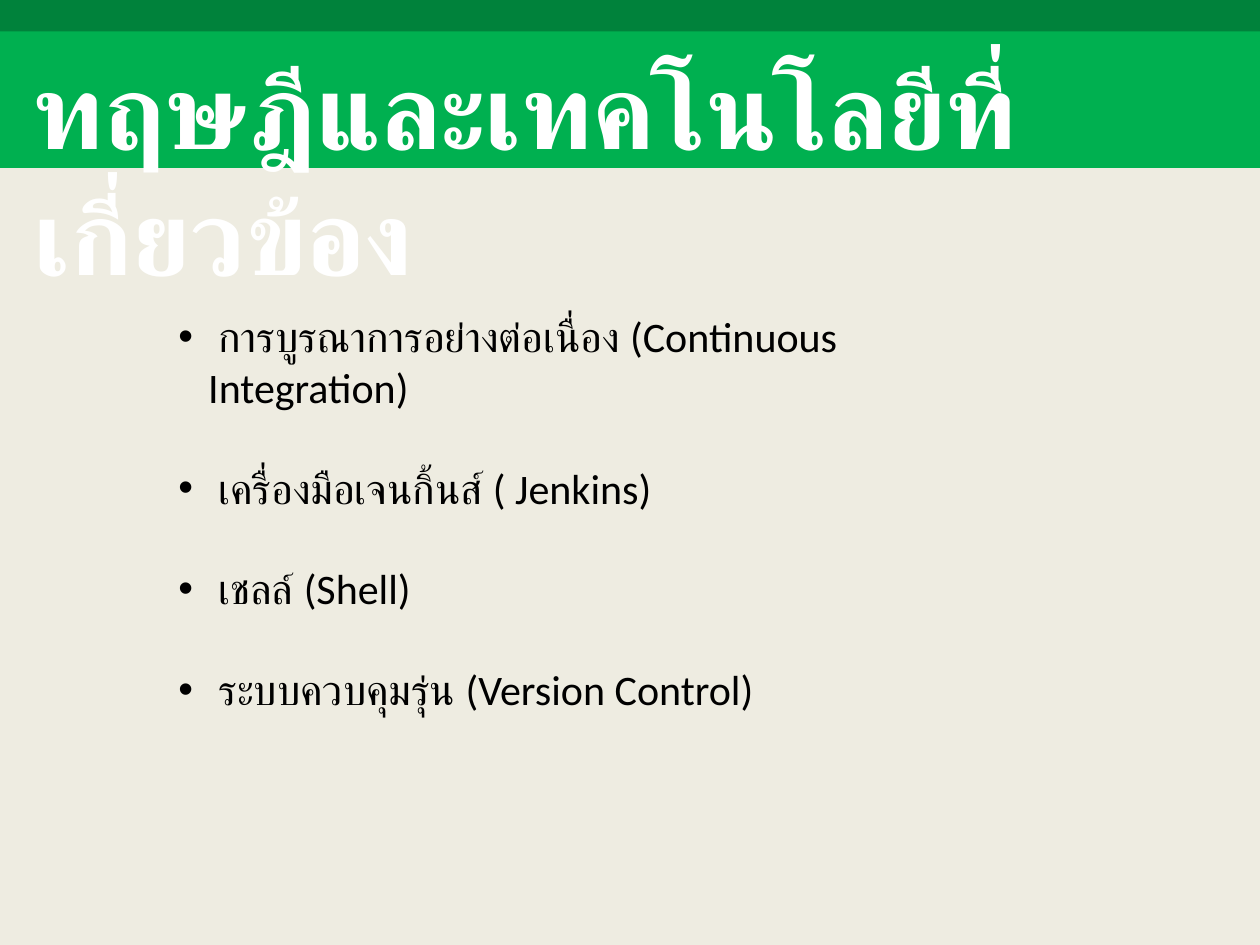
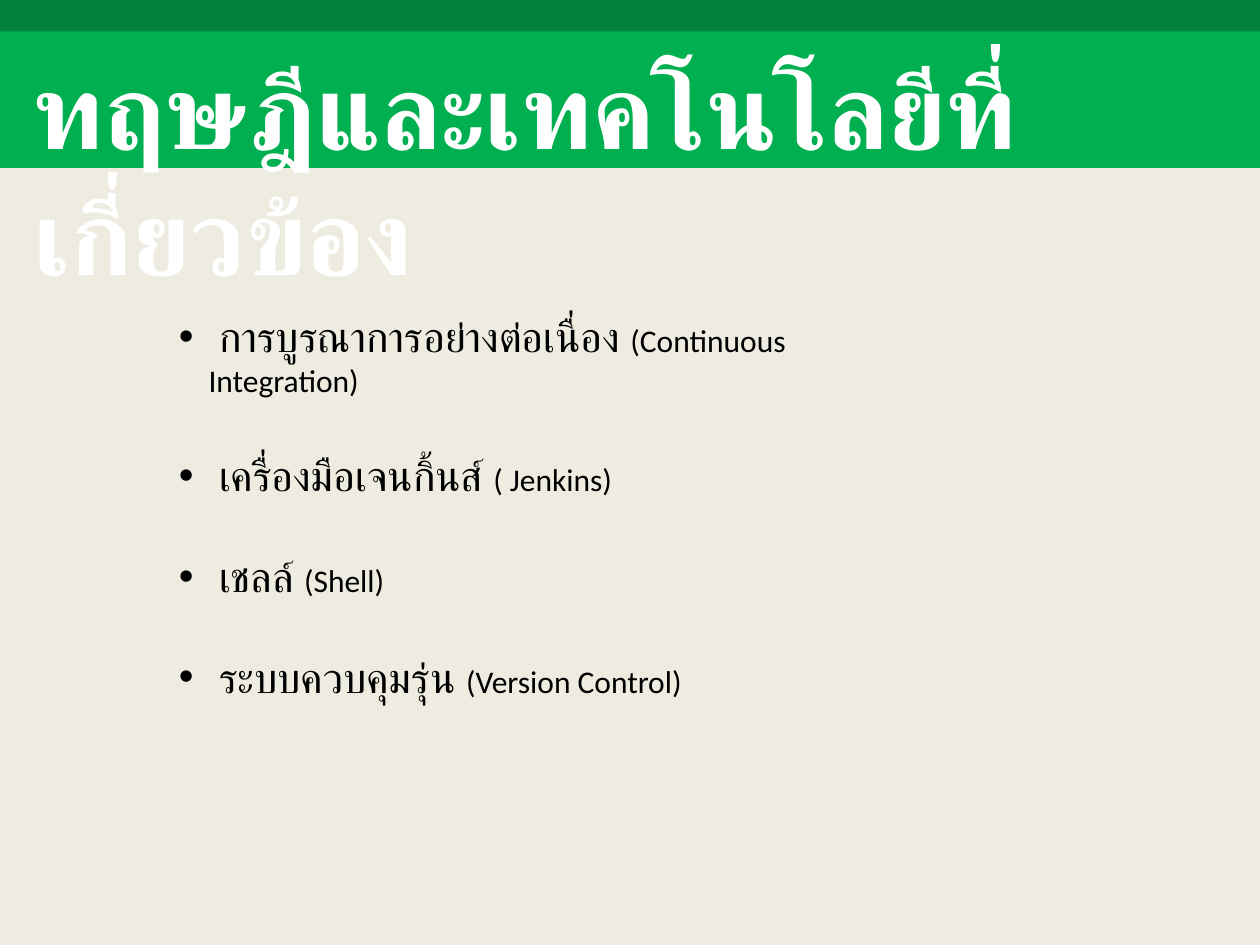
Before and after one commit to picahpm/ThesisPi, a slide deck: slide 10 of 1stPresent.ppt. Drawn at 1260x945 pixels with LibreOffice and Linux fonts; fonts in the diff are those of the drawing. Boxes give left, top, right and bottom in pixels: in the first picture for what was removed or moved away, otherwise in the second. Text is boxed around its words. In the diff, an @@ line names an element or a change of style, - is before the commit and + after.

```diff
--- a/1stPresent.ppt
+++ b/1stPresent.ppt
@@ text "การบูรณาการอย่างต่อเนื่อง (Continuous Integration)" at (x1=209, y1=320, x2=785, y2=705): size 24 to 18 pt in "(Continuous Integration)", "( Jenkins)", "(Shell)", "(Version Control)" @@
```
Also in this commit, not shown: 5 other slides changed, 1 other file.
